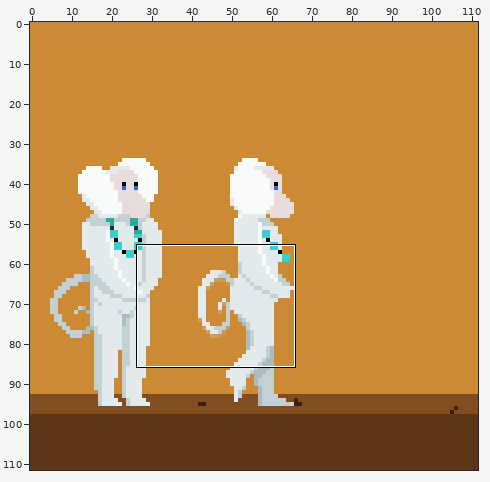
One commit to this pixel-art file: animations-dev/micca-peaceful-walk.aseprite. The first picture is a wide view before the edit; the outline marks the close-up.
Close-up. The starting point:
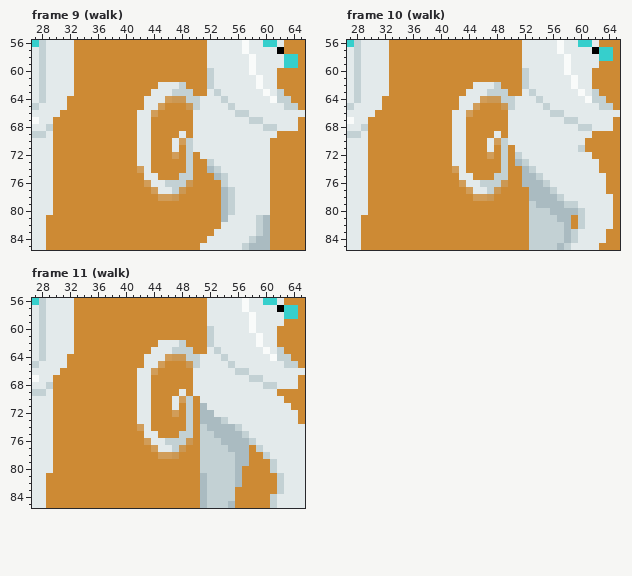
112x112 pixels, 11 frames. Shown: frame 9 (walk): x 27..65, y 56..85; frame 10 (walk): x 27..65, y 56..85; frame 11 (walk): x 27..65, y 56..85. The commit also changed other frames or places, which this record leaves out.
The same view after the edit:
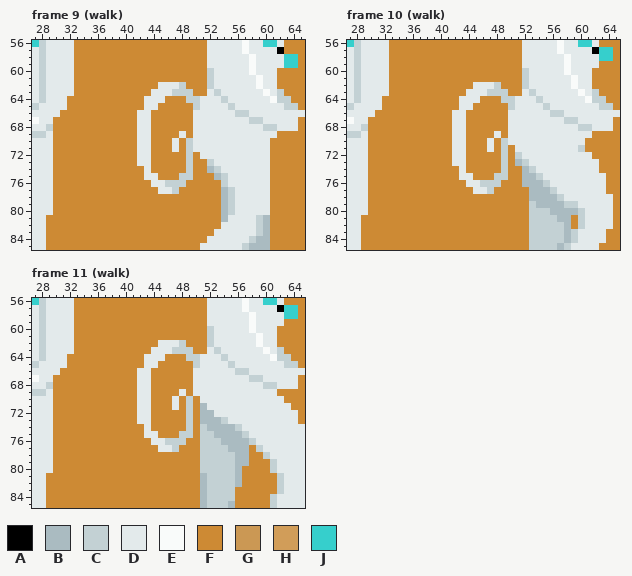
Palette (. is transparent): A #000000  B #aabbc1  C #c3d1d4  D #e3eaeb  E #f9fbfa  F #cd8a34  G #cb9854  H #d19d59  J #36cfcc
What changed:
layer "Layer 1" removed
Frame 9 (walk):
The edit turns colour G into colour F in row 64 at x 47 to 48; in row 65 at x 49; in row 76 at x 49; in row 77 at x 48; in row 78 at x 47.
The edit turns colour H into colour F in row 64 at x 46; in row 65 at x 45; in row 66 at x 44; in row 70 at x 48; in row 72 at x 47; in row 74 at x 42.
The edit turns colour H into colour F in row 76 at x 43; in row 77 at x 44; in row 78 at x 45 to 46.
Frame 10 (walk): the same change as frame 9 (walk)
Frame 11 (walk): the same change as frame 9 (walk)
